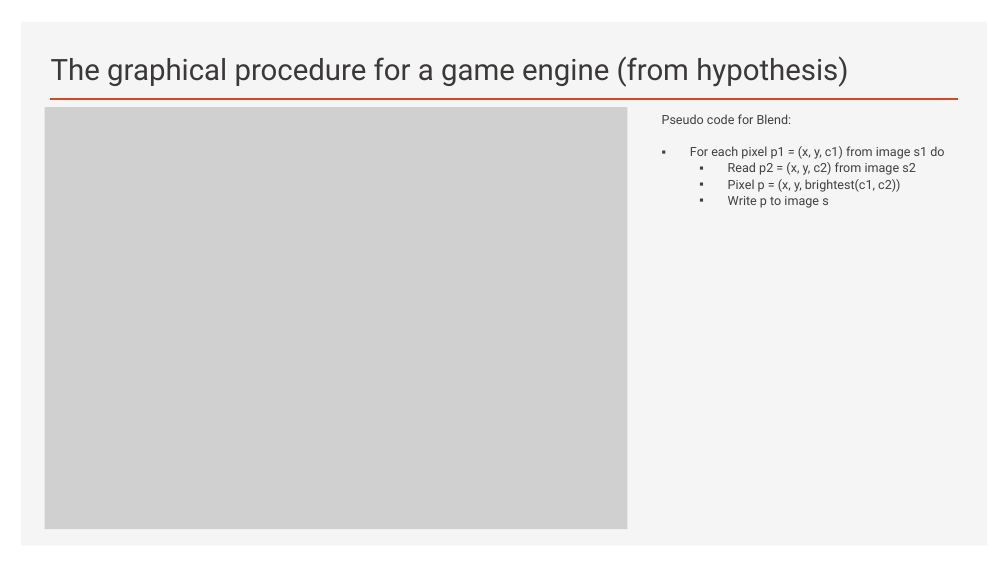
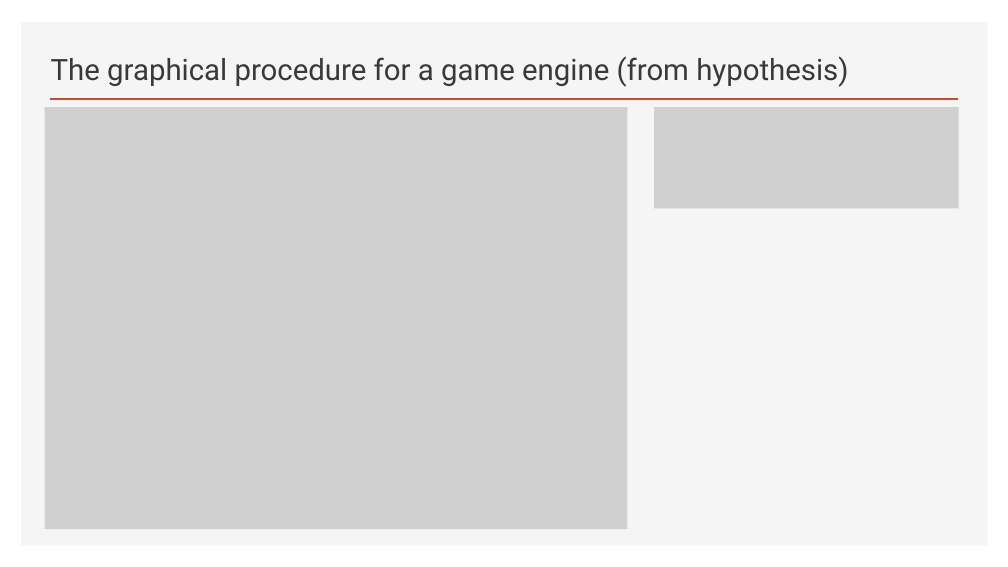
Before and after one commit to wwxhero/graphic_pipeline, a slide deck: slide 7 of Proposal.pptx. Drawn at 1008x567 pixels with LibreOffice and Linux fonts; fonts in the diff are those of the drawing; grey boxes stand for pictures. Boxes give left, top, right and bottom in pixels: in the first picture for what was removed or moved away, otherwise in the second. Text is boxed around its words. In the diff, an @@ line names an element or a change of style, - is before the commit and + after.

```diff
--- a/Proposal.pptx
+++ b/Proposal.pptx
@@ picture added at (654, 107, 959, 209) @@
@@ text removed at (662, 114, 944, 208) @@
-Pseudo code for Blend:
-▪ For each pixel p1 = (x, y, c1) from image s1 do
-  ▪ Read p2 = (x, y, c2) from image s2
-  ▪ Pixel p = (x, y, brightest(c1, c2))
-  ▪ Write p to image s
```
Also in this commit, not shown: 3 other slides changed.
